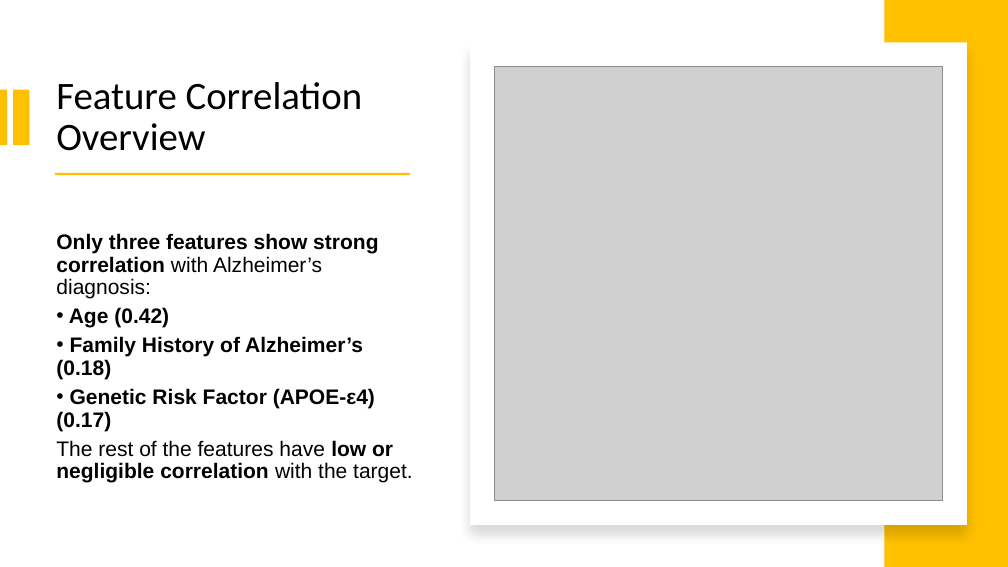
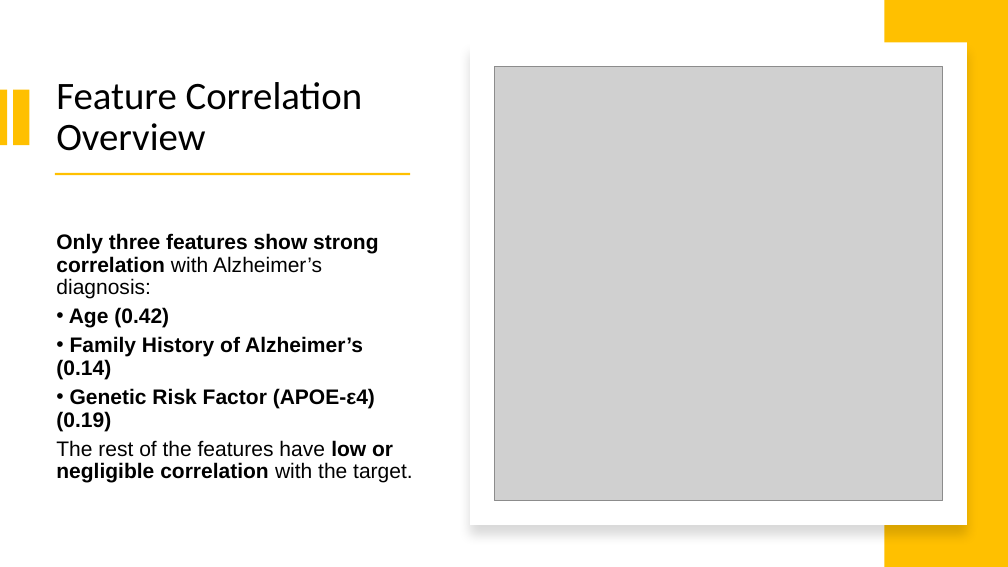
Before and after one commit to ileontios03/EPL448_Project, a slide deck: slide 7 of presentation.pptx. Drawn at 1008x567 pixels with LibreOffice and Linux fonts; fonts in the diff are those of the drawing; grey boxes stand for pictures. Boxes give left, top, right and bottom in pixels: in the first picture for what was removed or moved away, otherwise in the second. Text is boxed around its words. In the diff, an @@ line names an element or a change of style, - is before the commit and + after.

```diff
--- a/presentation.pptx
+++ b/presentation.pptx
@@ text at (x1=56, y1=336, x2=375, y2=431): text changed @@
-• Family History of Alzheimer’s (0.18)
-• Genetic Risk Factor (APOE-ε4) (0.17)
+• Family History of Alzheimer’s (0.14)
+• Genetic Risk Factor (APOE-ε4) (0.19)
```
Also in this commit, not shown: 4 other slides changed, 2 slides added.
